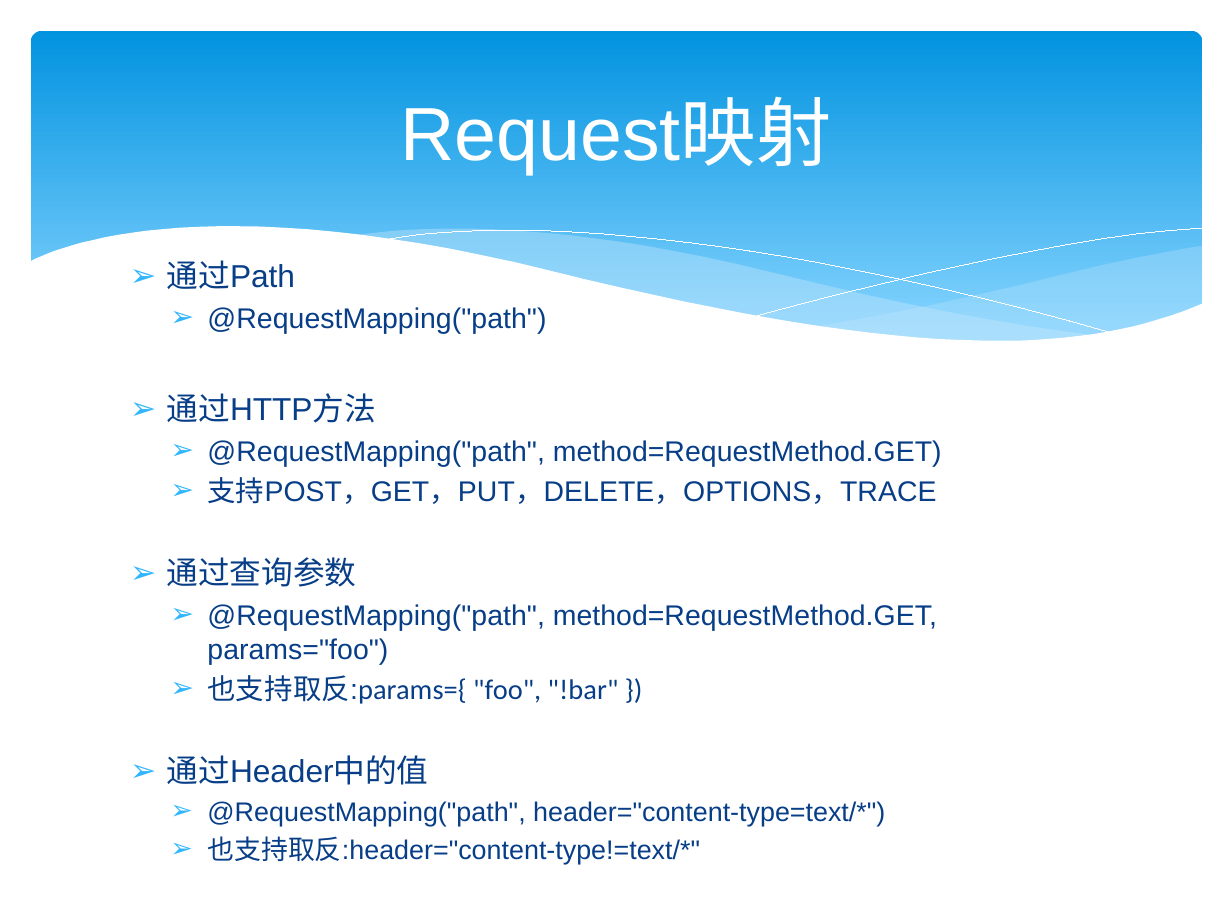
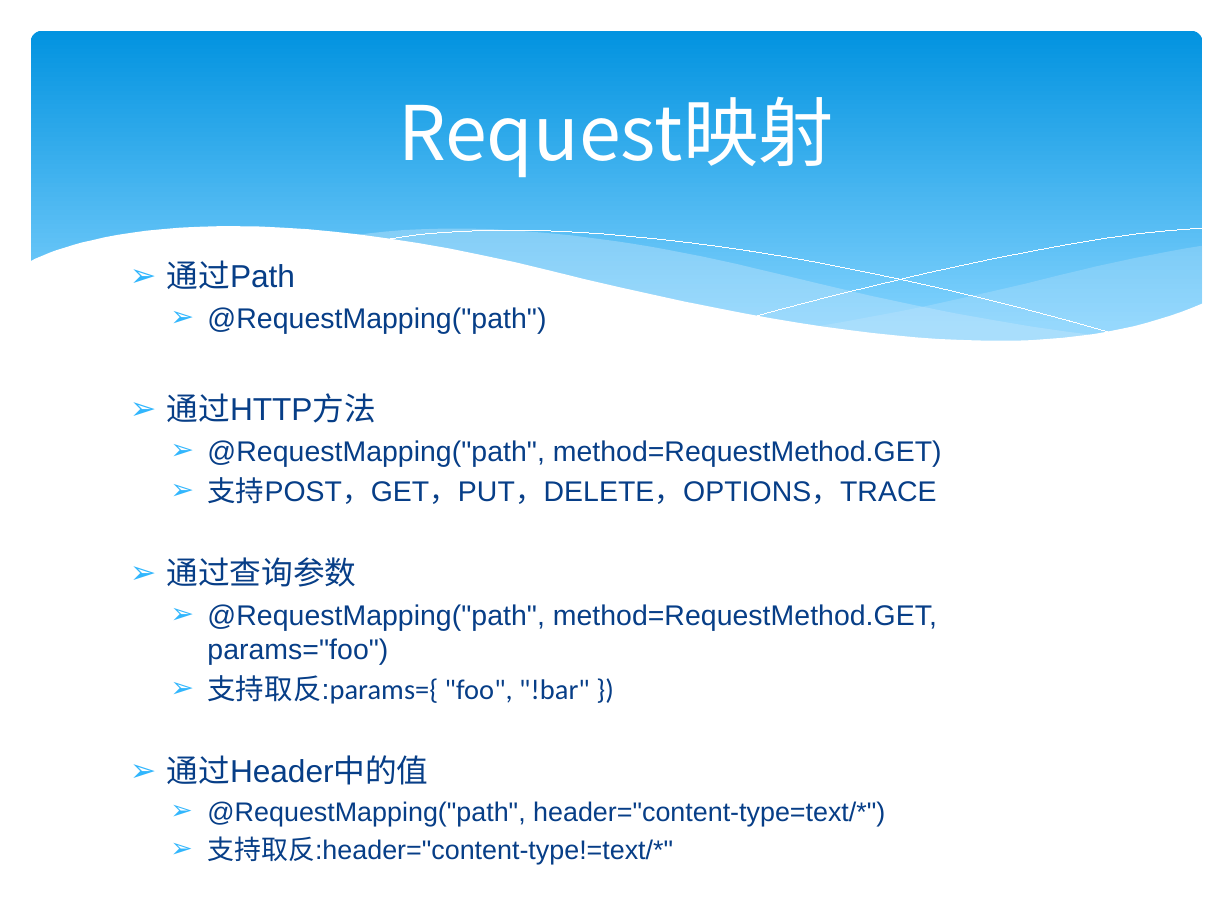
Before and after one commit to zjumty/spring-mvc-showcase, a slide deck: slide 7 of SpringMVC3.pptx. Drawn at 1232x924 pixels with LibreOffice and Linux fonts; fonts in the diff are those of the drawing. Boxes give left, top, right and bottom in pixels: in the first picture for what was removed or moved away, otherwise in the second. Text is boxed around its words. In the diff, an @@ line names an element or a change of style, - is before the commit and + after.

```diff
--- a/SpringMVC3.pptx
+++ b/SpringMVC3.pptx
@@ title "Request映射" at [398,97,834,178]: font Arial to Noto Sans CJK JP @@
@@ text at [207,675,590,704]: text changed @@
-  ➢ 也支持取反:params={ "foo", "!bar" })
+  ➢ 支持取反:params={ "foo", "!bar" })
@@ text at [207,836,673,865]: text changed @@
-  ➢ 也支持取反:header="content-type!=text/*"
+  ➢ 支持取反:header="content-type!=text/*"
```
Also in this commit, not shown: 9 slides added.
